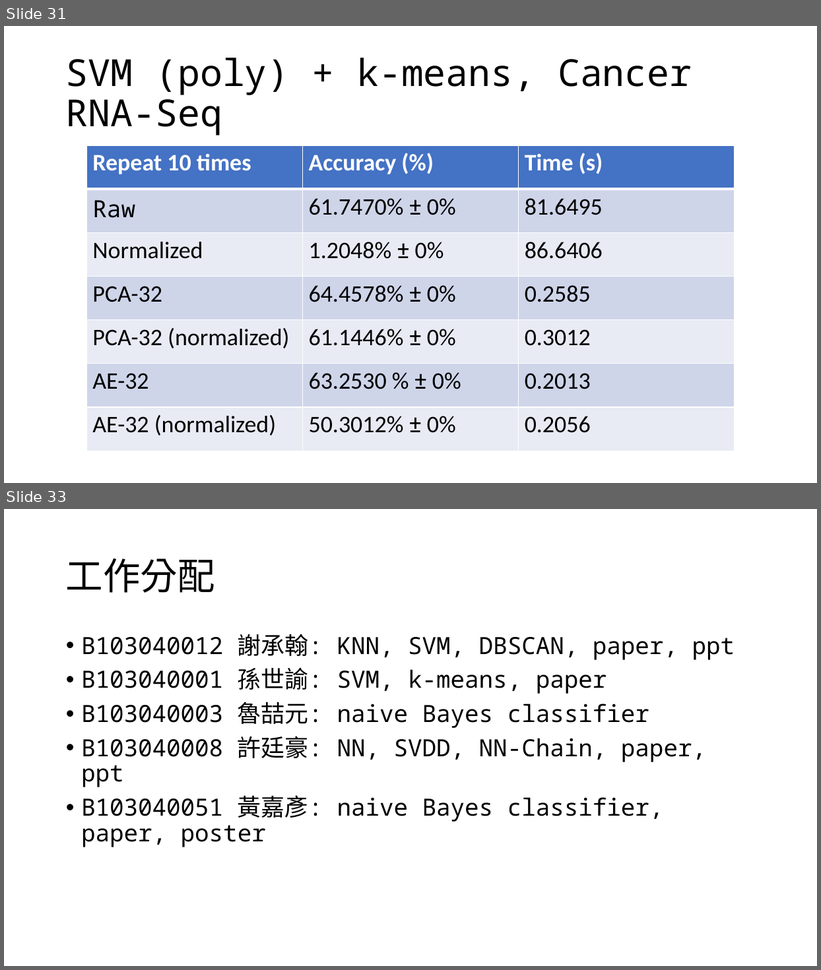
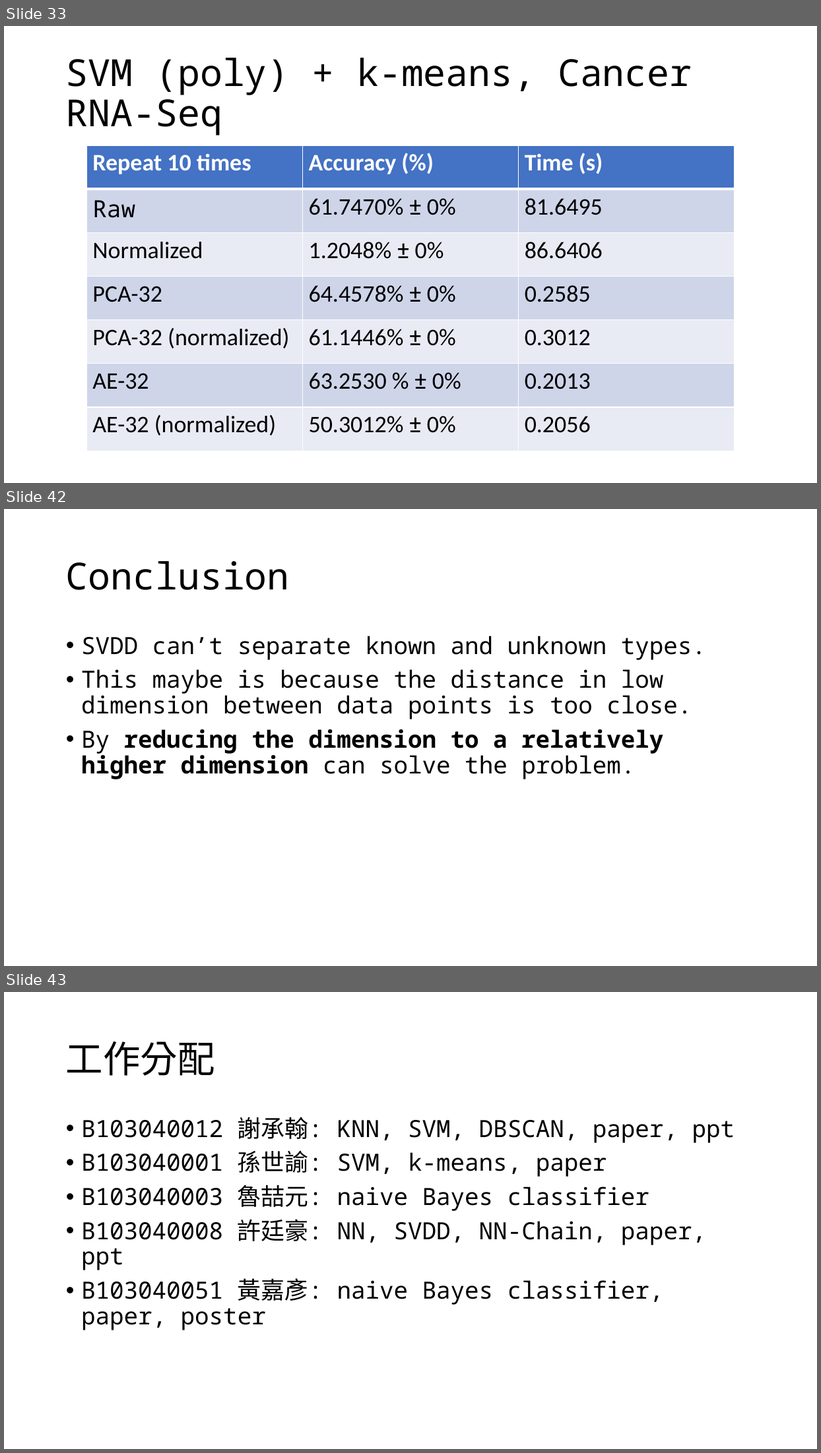
Before and after one commit to OEmiliatanO/CSE_data_mining, a slide deck: final/ppt/第八組.pptx. Shown one above the other, each under a label of ours: slides 31 and 33 before the commit, slides 33, 42 and 43 after it; the slides between them are not shown. The pictures are 821x970 and 821x1453 pixels, drawn with LibreOffice and Linux fonts; fonts in the diff are those of the drawing. Boxes give left, top, right and bottom in pixels: in the first picture for what was removed or moved away, otherwise in the second. Text is boxed around its words. In the diff, an @@ line names an element or a change of style, - is before the commit and + after.

```diff
--- a/final/ppt/第八組.pptx
+++ b/final/ppt/第八組.pptx
@@ slide 42 added at <box>4,509,817,966</box>, background #FFFFFF @@
@@ title added at <box>66,561,290,590</box>, 44 pt, text #000000 @@
+Conclusion
@@ text added at <box>81,636,706,780</box>, 28 pt, text #000000 @@
+• SVDD can’t separate known and unknown types.
+• This maybe is because the distance in low dimension between data points is too close.
+• By reducing the dimension to a relatively higher dimension can solve the problem.
@@ what was slide 31 is now slide 33 @@
@@ what was slide 33 is now slide 43 @@
```
Also in this commit, not shown: 2 slides changed, 9 other slides added.
